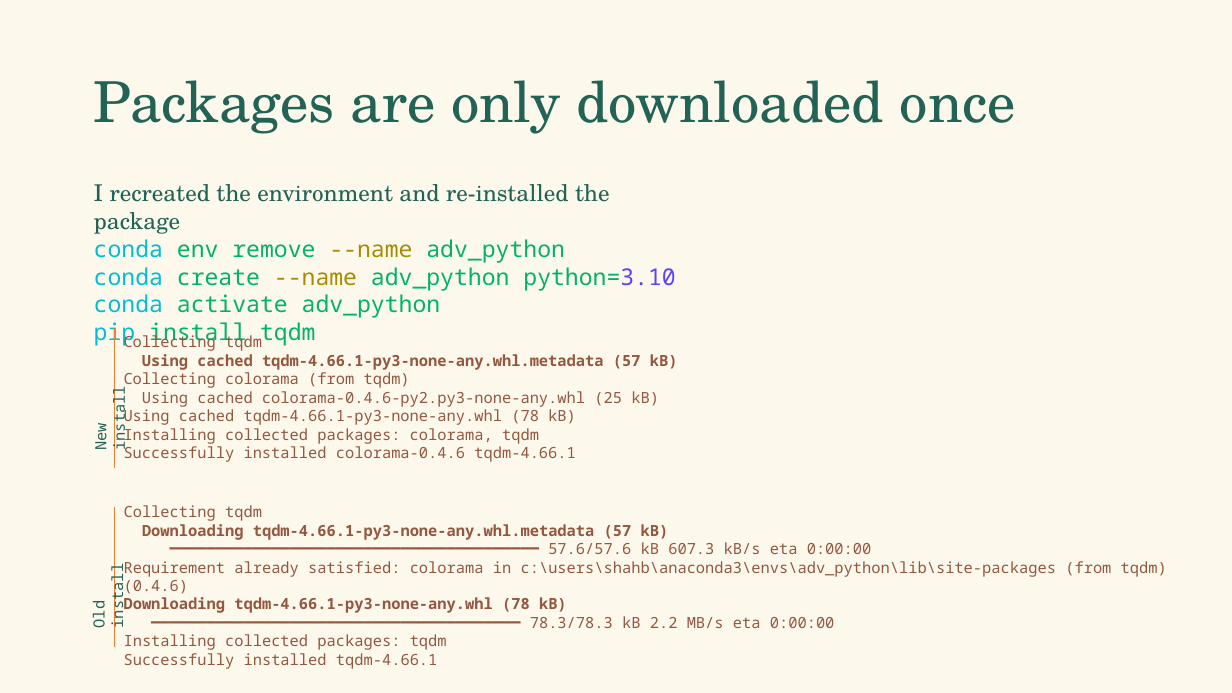
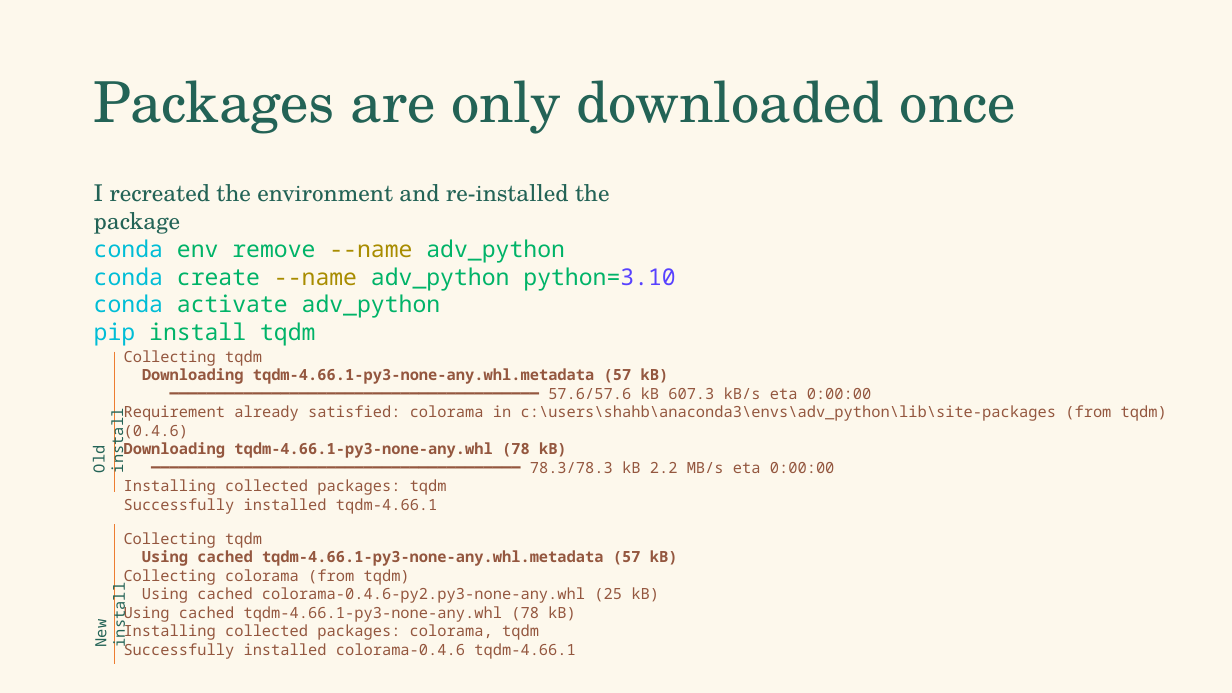
Before and after one commit to falconair/lectures, a slide deck: slide 29 of lectures/080_env_pkg_management/Python environment and package management.pptx (slide 10 before the commit). Drawn at 1232x693 pixels with LibreOffice and Linux fonts; fonts in the diff are those of the drawing. Boxes give left, top, right and bottom in pixels: in the first picture for what was removed or moved away, otherwise in the second. Text is boxed around its words. In the diff, an @@ line names an element or a change of style, - is before the commit and + after.

```diff
--- a/lectures/080_env_pkg_management/Python environment and package management.pptx
+++ b/lectures/080_env_pkg_management/Python environment and package management.pptx
@@ 2 texts, 1 line: place and size @@
-2 texts, 1 line at <box>88,505,1167,669</box>
+2 texts, 1 line at <box>88,350,1167,514</box>
@@ 2 texts, 1 line: place and size @@
-2 texts, 1 line at <box>90,322,678,468</box>
+2 texts, 1 line at <box>90,525,678,665</box>
```
Also in this commit, not shown: 4 other slides changed, 3 slides added.
